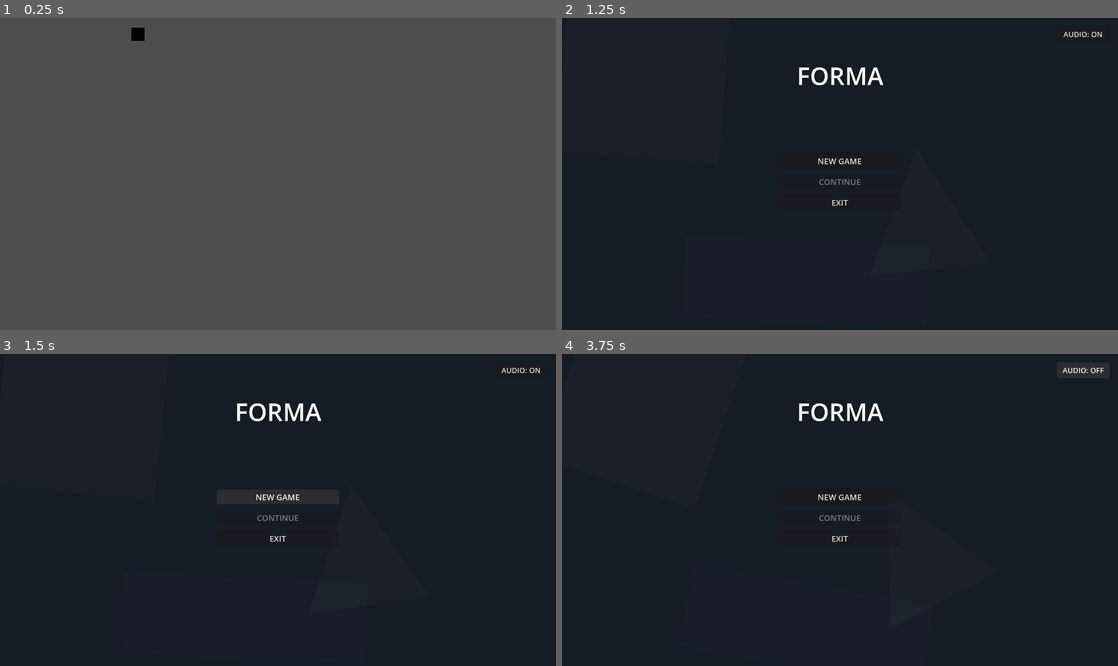
Above: before the commit, frames 1-4 (two rows, left to right).
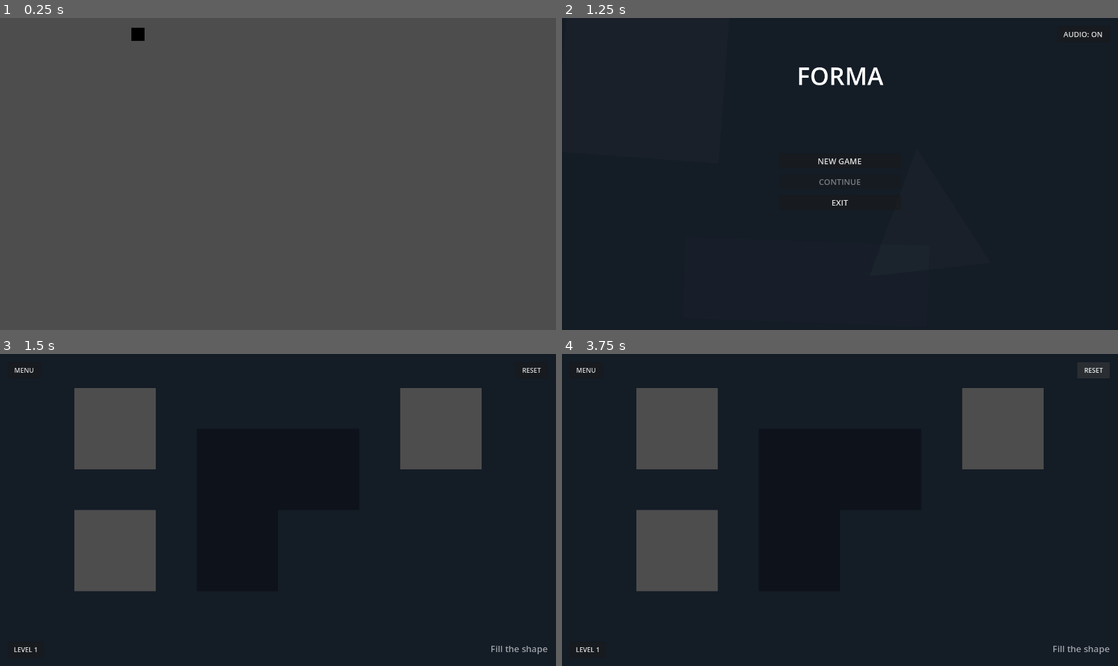
Above: after the commit, the same moments.

Repository: vaillant86/forma
Game: Godot game, scene res://intro.tscn
The game is run twice, just before and just after one commit, with the same random seed, the same clock (stepped at 60 frames per second) and the same inputs. Video files are missing from this copy of the repository; at most half a second of black plays in their place.
Inputs (mouse positions are in pixels of both pictures, inside the frame that each line leads up to):
- Up to frame 1 (0.25 s): no input
- Up to frame 2 (1.25 s): tap Enter (ui_accept) at 0.5, 0.77 s; move the mouse to (962, 158) at 0.52 s; click (962, 158) at 0.67 s
- Up to frame 3 (1.5 s): click "NEW GAME" at 1.25 s
- Up to frame 4 (3.75 s): click (584, 369) at 2 s, where only the run after the commit has a clickable "MENU"; click "NEW GAME" at 2.75 s; click (1084, 369) at 3.5 s, where only the run before the commit has a clickable "AUDIO: ON"

Frames 1-2 are identical in both runs. In frame 3, 13% of the frame differs, in the area x 2-99%, y 4-97%; in frame 4, 12%.

Commit message:
Backup automatico

Diff:
--- a/scripts/base_level.gd
+++ b/scripts/base_level.gd
@@ -148,7 +148,7 @@
 
 func _on_btn_prossimo_livello_pressed():
 	var prossimo = _get_level_number() + 1
-	var path = "res://lev_" + str(prossimo) + ".tscn"
+	var path = "res://levels/lev_" + str(prossimo) + ".tscn"
 	if ResourceLoader.exists(path):
 		get_tree().change_scene_to_file(path)
 	else:
--- a/scripts/main_menu.gd
+++ b/scripts/main_menu.gd
@@ -15,12 +15,15 @@
 	SaveManager.save_data["livello_sbloccato"] = 1
 	SaveManager.current_level = 1
 	SaveManager.save_game()
-	get_tree().change_scene_to_file("res://lev_1.tscn")
+	get_tree().change_scene_to_file("res://levels/lev_01.tscn")
 
 func _on_btn_continua_pressed():
-	var path = "res://lev_" + str(SaveManager.current_level) + ".tscn"
+	var level_str = "%02d" % SaveManager.current_level
+	var path = "res://levels/lev_" + level_str + ".tscn"
 	if ResourceLoader.exists(path):
 		get_tree().change_scene_to_file(path)
+	else:
+		push_error("Impossibile trovare la scena al percorso: " + path)
 
 func _on_btn_esci_pressed():
 	get_tree().quit()
